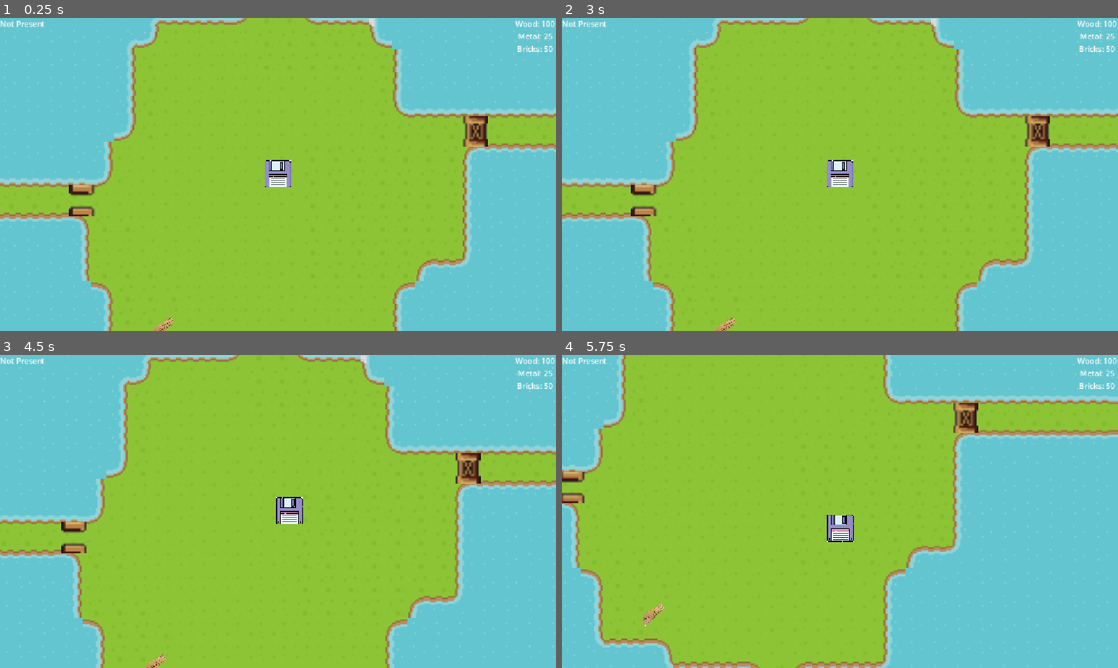
Above: before the commit, frames 1-4 (two rows, left to right).
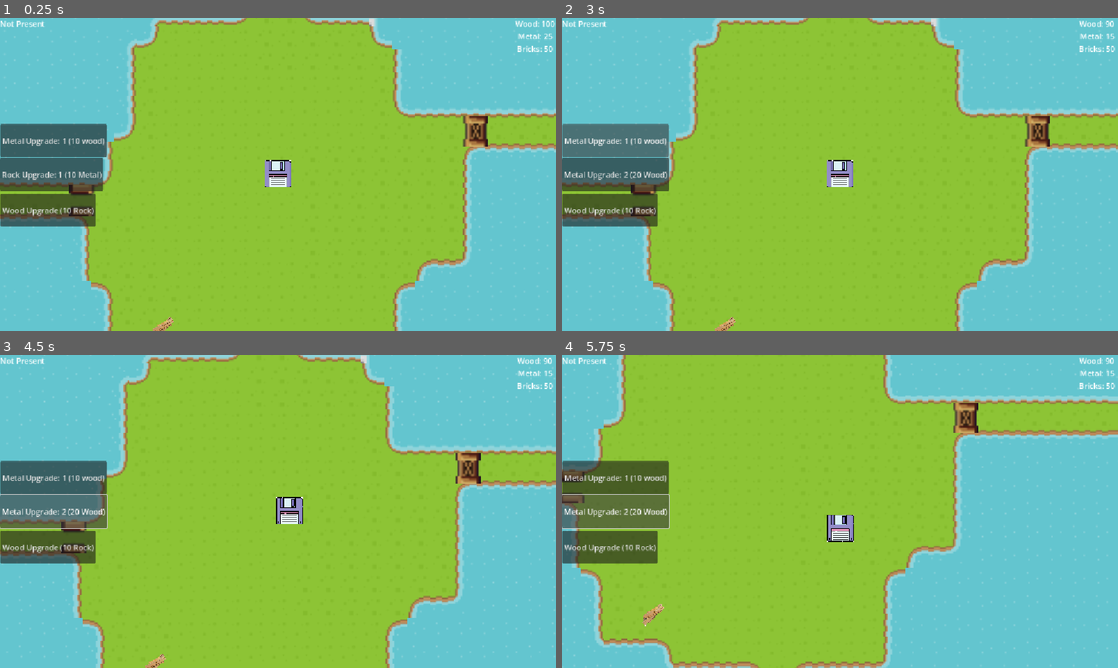
Above: after the commit, the same moments.

Repository: wrac4242/guh26
Game: Godot game, scene res://top_scene.tscn
Same seed, same stepped clock (60 frames per second), same inputs: the game is played once before the commit and once after it.
Inputs (mouse positions are in pixels of both pictures, inside the frame that each line leads up to):
- Up to frame 1 (0.25 s): no input
- Up to frame 2 (3 s): click (612, 174) at 0.5 s, where only the run after the commit has a clickable "Rock Upgrade: 1 (10 Metal)"; click (612, 174) at 1.25 s, where only the run after the commit has a clickable "Rock Upgrade: 2 (20 Metal)"; click (612, 208) at 2 s, where only the run after the commit has a clickable "Wood Upgrade (10 Rock)"; click (617, 140) at 2.75 s, where only the run after the commit has a clickable "Metal Upgrade: 1 (10 wood)"
- Up to frame 3 (4.5 s): click (55, 511) at 3.5 s, where only the run after the commit has a clickable "Metal Upgrade: 2 (20 Wood)"; tap Enter at 4.25 s; hold Right (move_right) from 4.28 s (still down)
- Up to frame 4 (5.75 s): release Right (move_right) at 5.03 s; hold S (move_down) from 5.03 s (still down)

The runs differ from the first frame. In frame 1, 5.8% of the frame differs, in the area x 0-20%, y 33-67%; in frame 2, 6.0%; in frame 3, 6.1%; in frame 4, 6.1%, in the area x 0-100%, y 0-67%.

Commit message:
a

Diff:
--- a/game/hud.gd
+++ b/game/hud.gd
@@ -1,4 +1,9 @@
 extends CanvasLayer
+
+var wood_upgrade = 1
+var metal_upgrade = 1
+var rock_upgrade = 1
+
 
 
 # Called when the node enters the scene tree for the first time.
@@ -28,3 +33,31 @@
 	$Floppy.text = area
 	$Floppy.show()
 	pass
+
+func rupgrade() -> void:
+	print(WorldState.get_resource_amount("metal"))
+	if WorldState.get_resource_amount("metal") < 10*  rock_upgrade:
+		return
+	WorldState.remove_resource("metal", 10*rock_upgrade)
+	rock_upgrade += 1
+	$RockUpgrade.text = "Rock Upgrade: %s (%s Metal)" % [ rock_upgrade, rock_upgrade * 10 ]
+	$RockUpgrade.show()
+
+
+func wupgrade() -> void:
+	print(WorldState.get_resource_amount("rock"))
+	if WorldState.get_resource_amount("rock") < 10*  wood_upgrade:
+		return
+	WorldState.remove_resource("rock", 10*wood_upgrade)
+	wood_upgrade += 1
+	$RockUpgrade.text = "Wood Upgrade: %s (%s Rock)" % [ wood_upgrade, wood_upgrade * 10 ]
+	$RockUpgrade.show()
+
+func mupgrade() -> void:
+	print(WorldState.get_resource_amount("wood"))
+	if WorldState.get_resource_amount("wood") < 10*  metal_upgrade:
+		return
+	WorldState.remove_resource("wood", 10*metal_upgrade)
+	metal_upgrade += 1
+	$RockUpgrade.text = "Metal Upgrade: %s (%s Wood)" % [ metal_upgrade, metal_upgrade * 10 ]
+	$RockUpgrade.show()
--- a/game/hud.tscn
+++ b/game/hud.tscn
@@ -22,3 +22,42 @@
 text = "Foooooooo"
 horizontal_alignment = 1
 vertical_alignment = 1
+
+[node name="RockUpgrade" type="Button" parent="." unique_id=1591834967]
+anchors_preset = 4
+anchor_top = 0.5
+anchor_bottom = 0.5
+offset_top = -34.0
+offset_right = 88.0
+offset_bottom = 34.0
+grow_vertical = 2
+action_mode = 0
+text = "Rock Upgrade: 1 (10 Metal)"
+
+[node name="WoodUpgrade" type="Button" parent="." unique_id=1283813449]
+anchors_preset = 4
+anchor_top = 0.5
+anchor_bottom = 0.5
+offset_left = 1.0
+offset_top = 40.0
+offset_right = 89.0
+offset_bottom = 108.0
+grow_vertical = 2
+action_mode = 0
+text = "Wood Upgrade (10 Rock)"
+
+[node name="MetalUpgrade" type="Button" parent="." unique_id=1713072678]
+anchors_preset = 4
+anchor_top = 0.5
+anchor_bottom = 0.5
+offset_left = 1.0
+offset_top = -104.0
+offset_right = 89.0
+offset_bottom = -36.0
+grow_vertical = 2
+action_mode = 0
+text = "Metal Upgrade: 1 (10 wood)"
+
+[connection signal="pressed" from="RockUpgrade" to="." method="rupgrade"]
+[connection signal="pressed" from="WoodUpgrade" to="." method="wupgrade"]
+[connection signal="pressed" from="MetalUpgrade" to="." method="mupgrade"]
Not shown, changed: game/assets/planks_fn.webp.import
